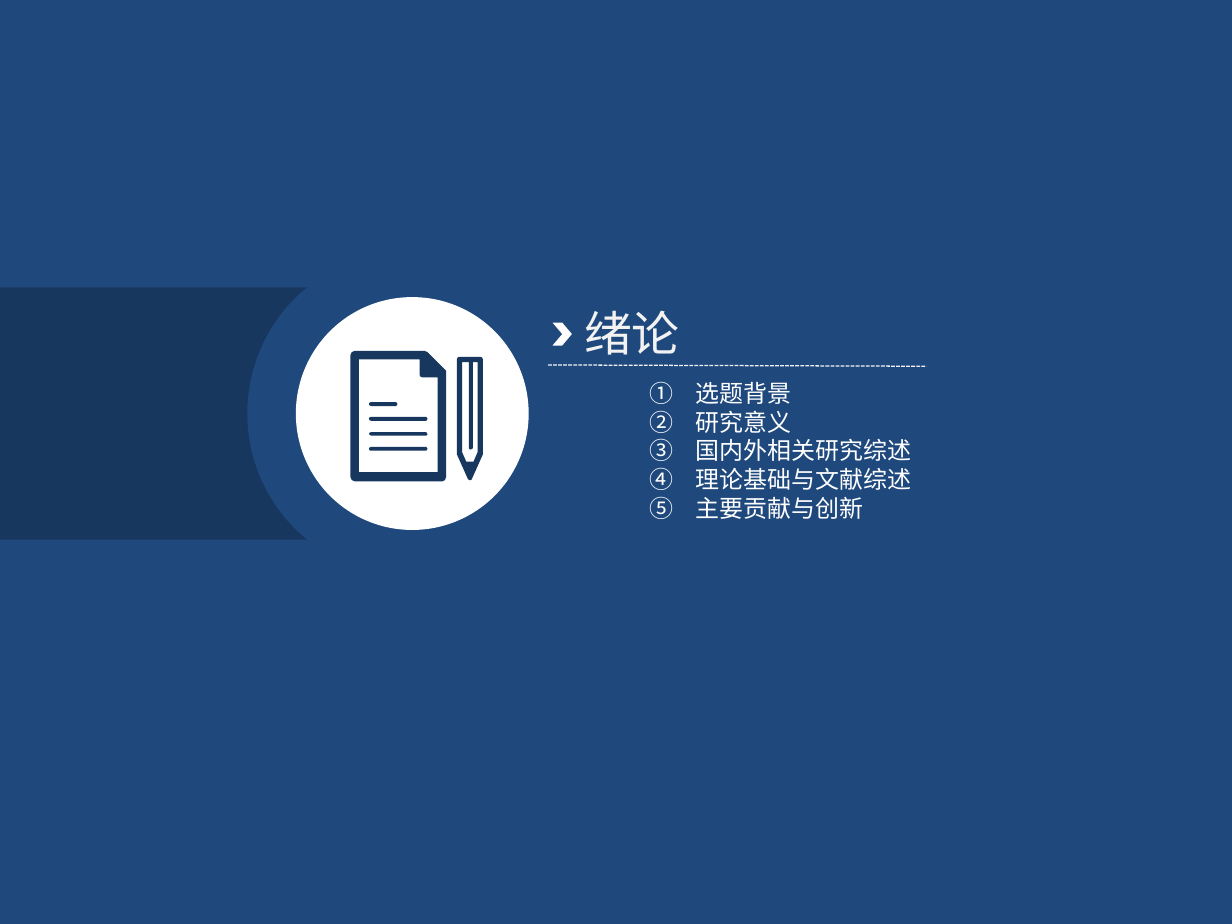
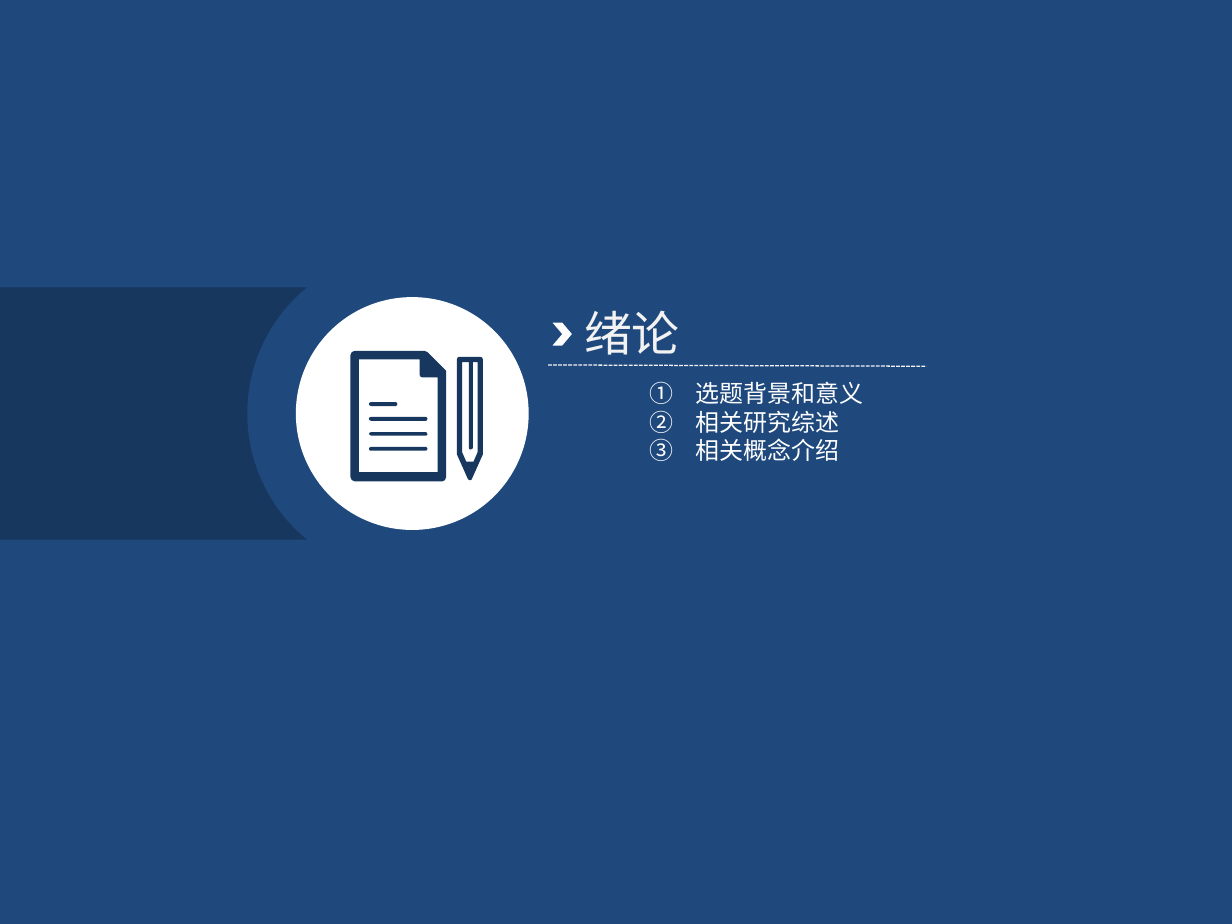
Before and after one commit to KrisCheng/GraduationDesign, a slide deck: slide 3 of FinalPaper/毕业答辩.pptx. Drawn at 1232x924 pixels with LibreOffice and Linux fonts; fonts in the diff are those of the drawing. Boxes give left, top, right and bottom in pixels: in the first picture for what was removed or moved away, otherwise in the second. Text is boxed around its words. In the diff, an @@ line names an element or a change of style, - is before the commit and + after.

```diff
--- a/FinalPaper/毕业答辩.pptx
+++ b/FinalPaper/毕业答辩.pptx
@@ text at box(696, 382, 864, 461): text changed @@
-1. 选题背景
-2. 研究意义
-3. 国内外相关研究综述
-4. 理论基础与文献综述
-5. 主要贡献与创新
+1. 选题背景和意义
+2. 相关研究综述
+3. 相关概念介绍
```
Also in this commit, not shown: 5 other slides changed, 3 slides added, 7 slides removed.
